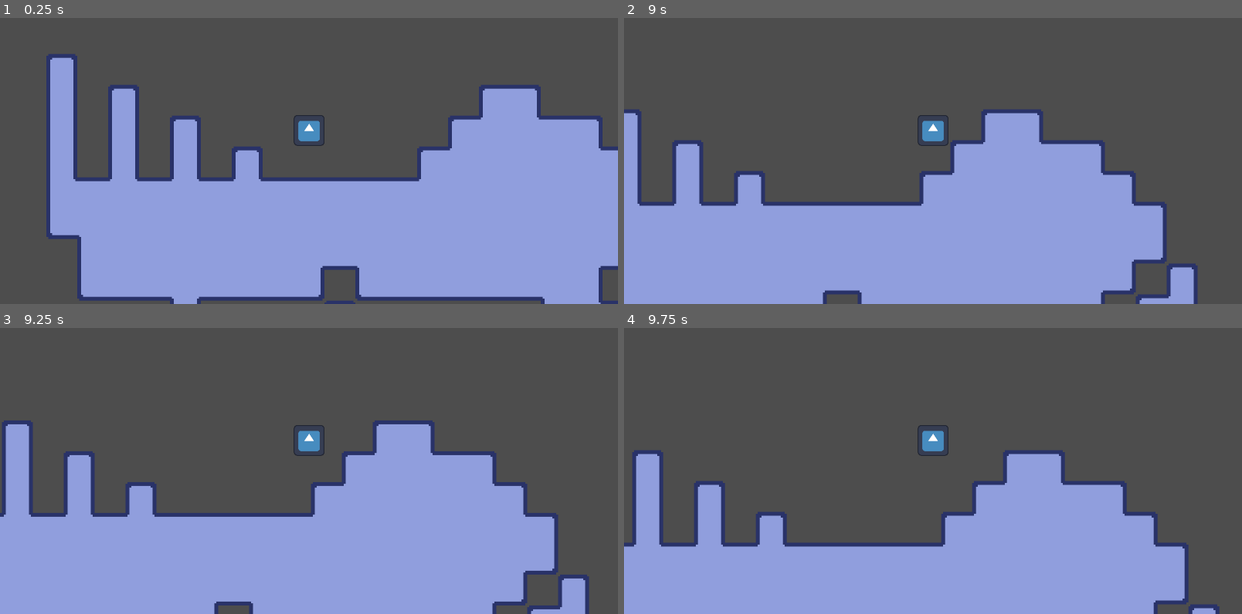
Above: before the commit, frames 1-4 (two rows, left to right).
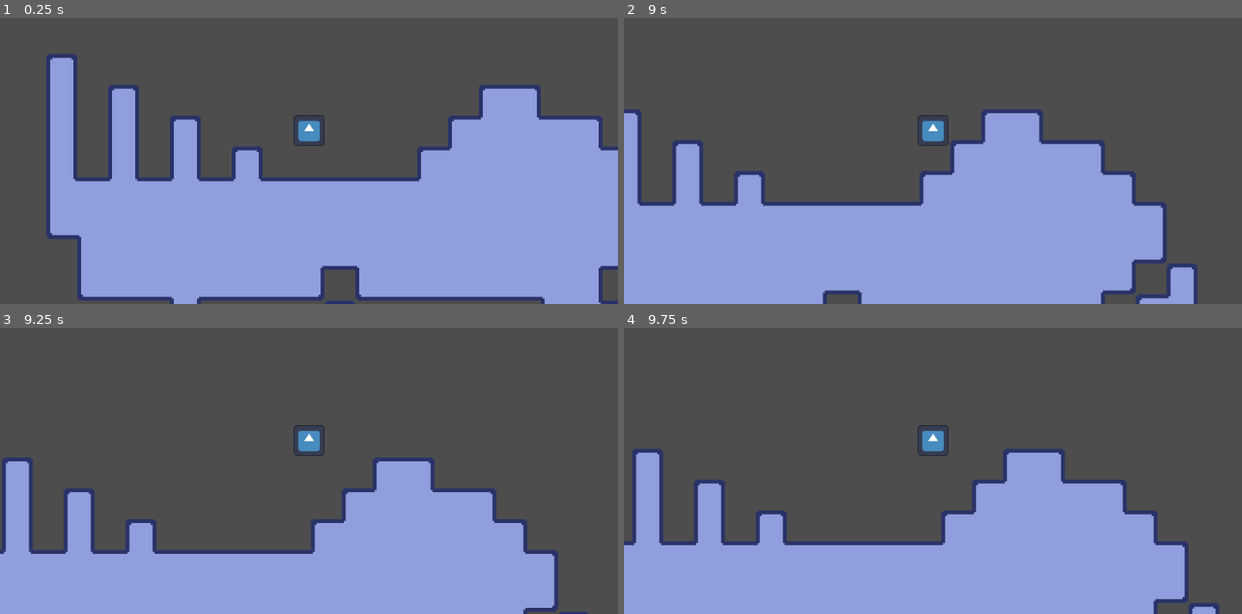
Above: after the commit, the same moments.

Repository: 3k2ng/screws
Game: Godot game, scene res://sources/scenes/demo.tscn
The game is run twice, just before and just after one commit, with the same random seed, the same clock (stepped at 60 frames per second) and the same inputs. The project has no main scene, so this scene is started directly. The engine's default icon, where the game draws it, is replaced by a stand-in: a white triangle on a blue panel in a dark square.
Inputs:
- Up to frame 1 (0.25 s): no input
- Up to frame 2 (9 s): tap Enter (ui_accept) at 0.5, 0.77, 1.52, 3.02, 3.77, 4.52, 6.02, 6.77, 7.52 s; hold Right (ui_right) 0.53-2.03 s; hold Left (ui_left) 2.03-4.28 s; hold Right (ui_right) 4.28-8.03 s; hold Left (ui_left) from 8.03 s (still down)
- Up to frame 3 (9.25 s): keep holding Left (ui_left); tap Enter (ui_accept) at 9.02 s
- Up to frame 4 (9.75 s): release Left (ui_left) at 9.53 s; hold Right (ui_right) from 9.53 s (still down)

Frames 1-2 are identical in both runs. In frame 3, 16% of the frame differs, in the area x 0-96%, y 32-100%; in frame 4, 1.1%.

Commit message:
cooyote

Diff:
--- a/sources/objects/player.gd
+++ b/sources/objects/player.gd
@@ -12,14 +12,20 @@
 @onready var fall_gravity = float ((-2.0 * jump_height) / (jump_time_to_descent * jump_time_to_descent)) * -1.0
 
 
+var can_jump:bool = false
+
 var on_jump_timer:float = 0
 @export var on_jump_timer_max:float
+
+var coyote_timer:float = 0
+@export var coyote_timer_max:float
 
 func _ready():
 	pass
 
 func _physics_process(delta):
 	# Add the gravity.
+
 	if not is_on_floor():
 		if velocity.y < 0:
 			velocity.y += jump_gravity*delta
@@ -30,10 +36,16 @@
 	if Input.is_action_just_pressed("ui_accept"):
 		on_jump_timer = on_jump_timer_max
 
+	if is_on_floor():
+		coyote_timer = coyote_timer_max
+	else:
+		coyote_timer -= delta
+
 	if on_jump_timer > 0:
-		if is_on_floor():
+		if is_on_floor() || coyote_timer > 0:
 			velocity.y = jump_velocity
 			on_jump_timer = 0
+			coyote_timer = 0
 		else:
 			on_jump_timer -= delta
 
--- a/sources/scenes/demo.tscn
+++ b/sources/scenes/demo.tscn
@@ -506,6 +506,7 @@
 jump_time_to_peak = 0.5
 jump_time_to_descent = 0.3
 on_jump_timer_max = 0.1
+coyote_timer_max = 1.0
 
 [node name="Sprite" type="Sprite2D" parent="Field/Player"]
 texture = ExtResource("1_ogyri")
